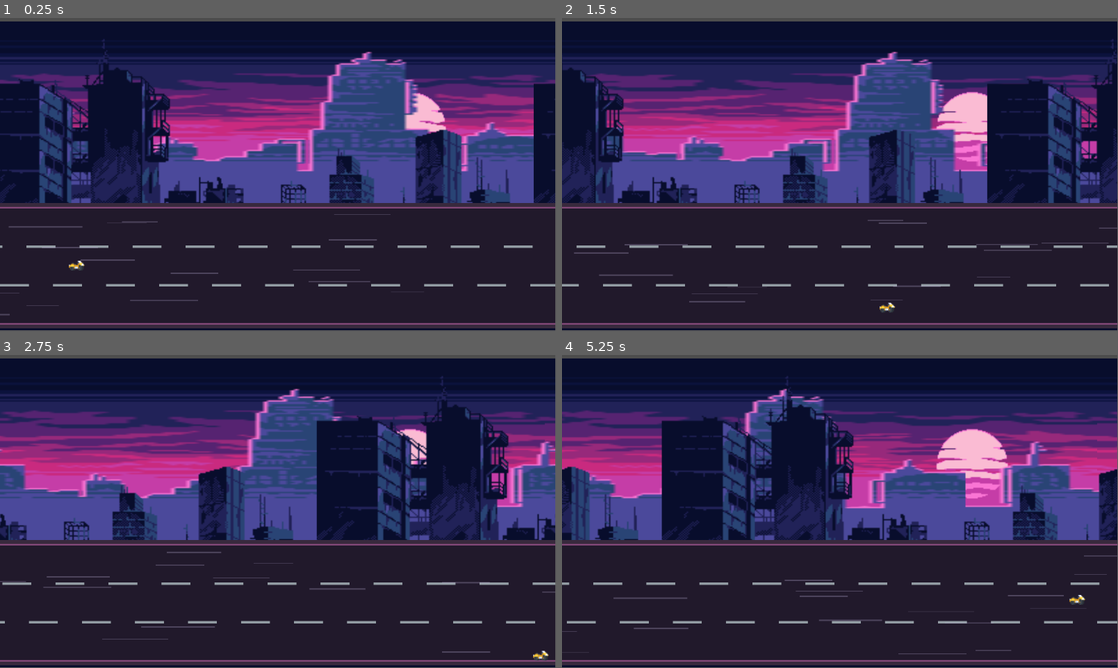
Above: before the commit, frames 1-4 (two rows, left to right).
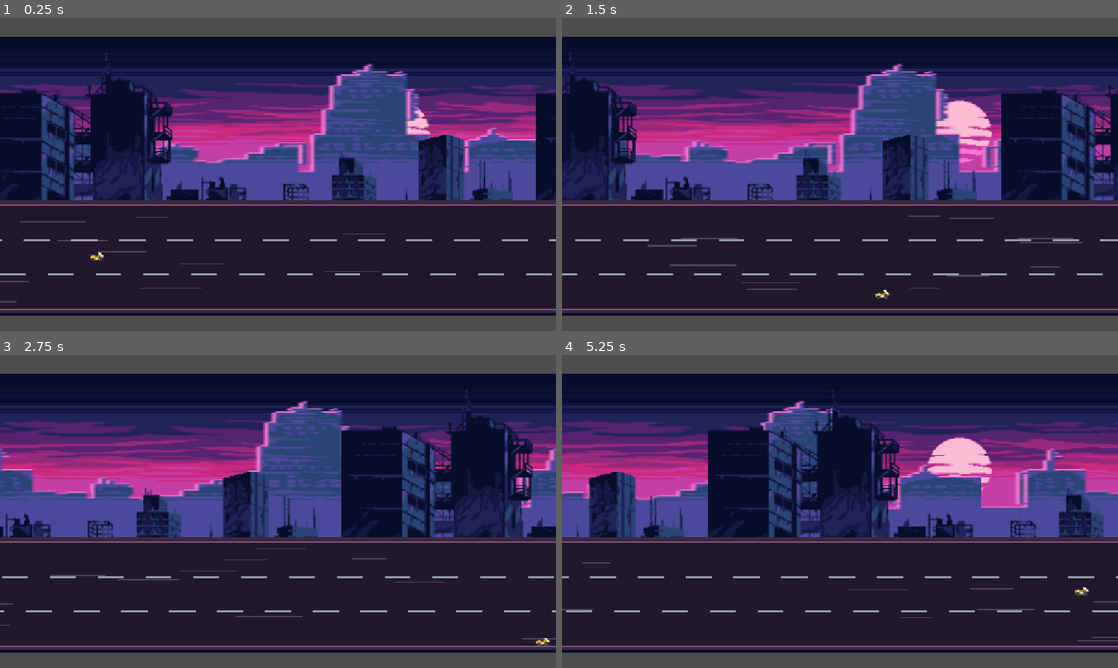
Above: after the commit, the same moments.

Repository: kcfraser54/TheMotorcycleGame
Game: Godot game, scene res://scenes/main/Main.tscn
The game is run twice, just before and just after one commit, with the same random seed, the same clock (stepped at 60 frames per second) and the same inputs.
Inputs (mouse positions are in pixels of both pictures, inside the frame that each line leads up to):
- Up to frame 1 (0.25 s): no input
- Up to frame 2 (1.5 s): move the mouse to (962, 158) at 0.52 s; hold D (accelerate) 0.53-1.25 s; click (962, 158) at 0.67 s; drag from (728, 190) to (812, 237) at 1.27 s
- Up to frame 3 (2.75 s): move the mouse to (333, 442) at 2.02 s; hold D (accelerate) from 2.03 s (still down)
- Up to frame 4 (5.25 s): release D (accelerate) at 2.75 s; drag from (812, 574) to (673, 464) at 2.77 s; move the mouse to (1006, 558) at 3.52 s; hold S (move_down) 3.53-4.25 s; drag from (673, 464) to (756, 433) at 4.27 s; move the mouse to (867, 511) at 5.02 s; hold S (move_down) from 5.03 s (still down); click (867, 511) at 5.17 s
The window is 799x449 before the commit and 800x450 after it. Grey fills any space a smaller window leaves; there, only what the larger window draws over its background counts as a difference.

The runs differ from the first frame. In frame 1, 33% of the frame differs, in the area x 0-100%, y 1-100%; in frame 2, 37%; in frame 3, 40%; in frame 4, 45%.

Commit message:
adding mobile project settings

Diff:
--- a/project.godot
+++ b/project.godot
@@ -14,6 +14,14 @@
 run/main_scene="uid://blmcnk64pkxq8"
 config/features=PackedStringArray("4.6", "Mobile")
 config/icon="res://icon.svg"
+
+[display]
+
+window/size/viewport_width=1280
+window/size/viewport_height=720
+window/stretch/mode="canvas_items"
+window/stretch/aspect="expand"
+window/handheld/orientation=4
 
 [dotnet]
 
--- a/scenes/main/Main.tscn
+++ b/scenes/main/Main.tscn
@@ -9,5 +9,5 @@
 
 [node name="Background" parent="." unique_id=1733403727 instance=ExtResource("1_u1xfj")]
 
-[node name="Player" parent="." instance=ExtResource("2_player")]
+[node name="Player" parent="." unique_id=904959829 instance=ExtResource("2_player")]
 position = Vector2(-400, 190)
Not shown, changed: export_presets.cfg
